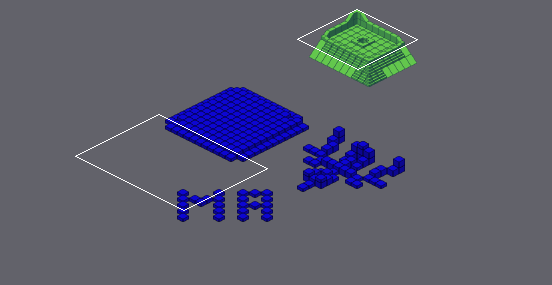
An edit to a level. Tiled map, Assets/Tiles/tilesTest.tmx. Above: a wide view before the commit, with the close-up outlined.
Close-up. Earlier state:
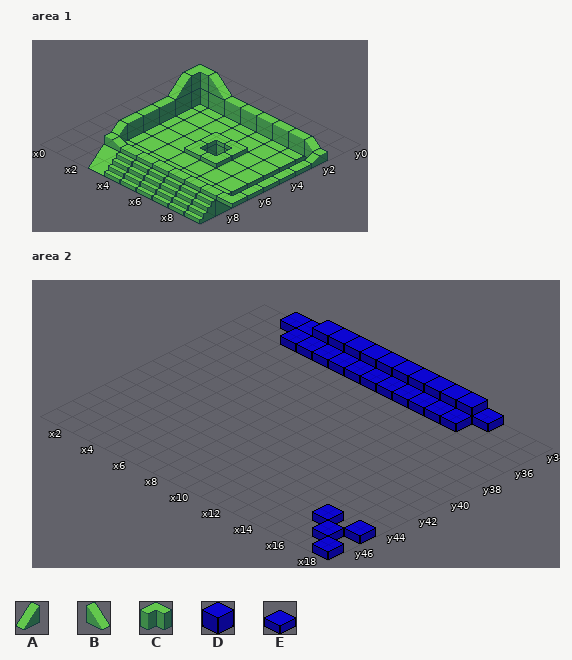
Cells are 32x16 px. Isometric: x runs down to the right, y down to the left. Shown: area 1 x 0..9, y 0..9; area 2 x 1..18, y 34..47. The commit also changed other parts of the map, which this record leaves out.
Key: from "IsoTiles": A 23, B 28, C 32; from "Isometric tileset": D 0, E 1.
_ is an empty cell.
Layers that did not change in this view are not listed.
Layer "Tile Layer 1" before, area 2, first column x 1:
34 __EEDDDDDDDDDDE___
35 ___EEEEEEEEEEE____
36 __________________
37 __________________
38 __________________
39 __________________
40 __________________
41 __________________
42 __________________
43 __________________
44 __________________
45 _______________E_E
46 ________________E_
47 _________________E
After the commit:
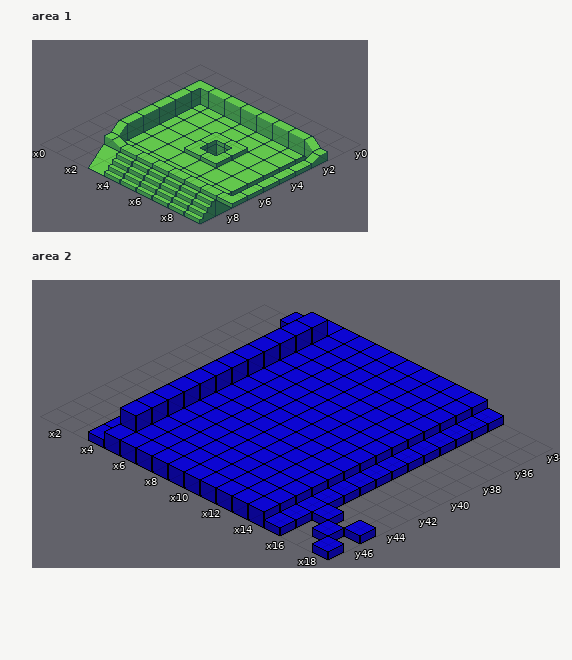
Diff:
Layer "Tile Layer 4" (now hidden), area 1:
y 1: x 1..2 CB -> __
y 2: x 1 A -> _
Layer "Tile Layer 1", area 2:
y 35: x 5..15 EEEEEEEEEE_ -> DDDDDDDDDDE
y 36..47: x 4..15 ____________ -> EDDDDDDDDDDE
Layer "Tile Layer 3", area 2:
y 34..45: x 4 _ -> D
